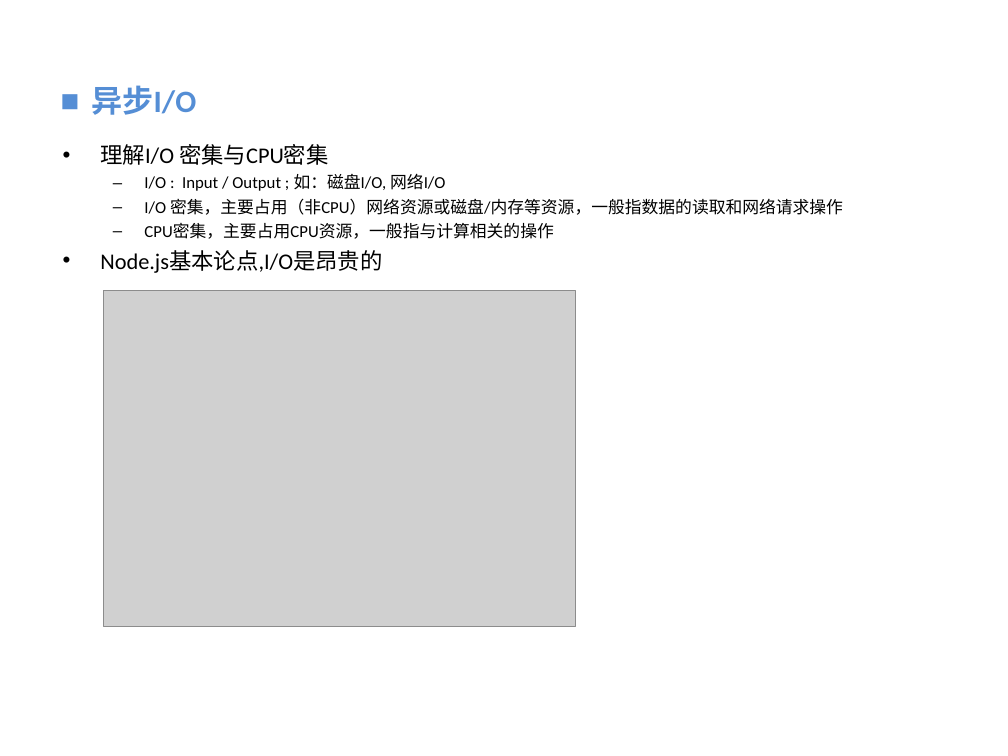
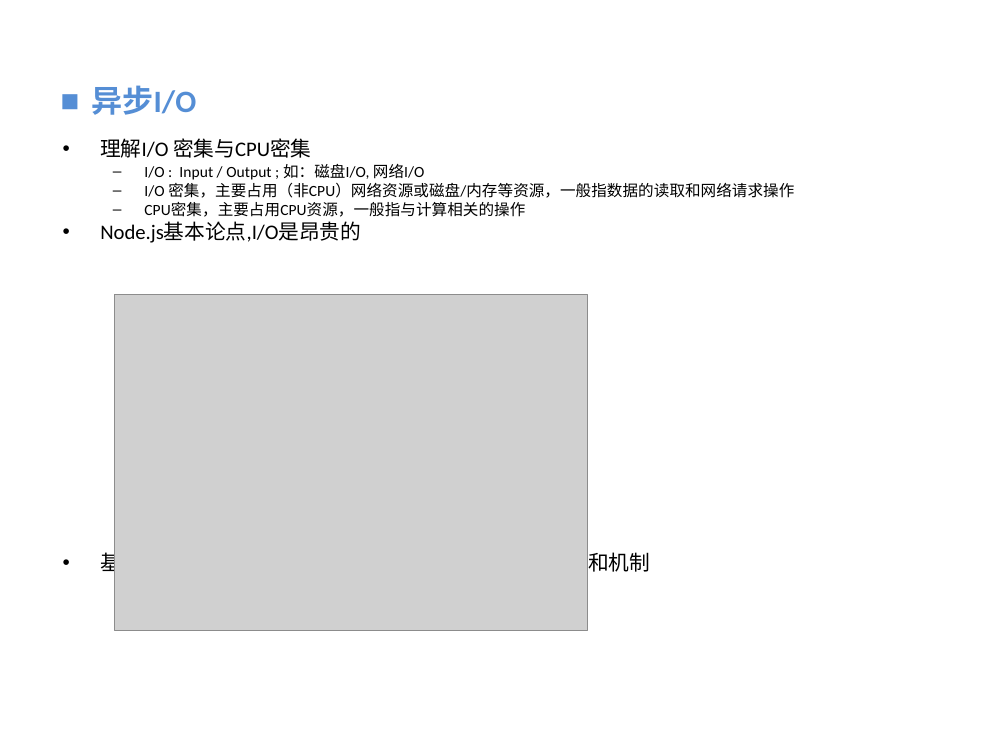
Before and after one commit to vaik/Documents, a slide deck: slide 24 of 我的分享/NodeJS基础概念理解.ppt (slide 22 before the commit). Drawn at 1008x756 pixels with LibreOffice and Linux fonts; fonts in the diff are those of the drawing; grey boxes stand for pictures; background and template pictures are left out. Boxes give left, top, right and bottom in pixels: in the first picture for what was removed or moved away, otherwise in the second. Text is boxed around its words. In the diff, an @@ line names an element or a change of style, - is before the commit and + after.

```diff
--- a/我的分享/NodeJS基础概念理解.ppt
+++ b/我的分享/NodeJS基础概念理解.ppt
@@ text at box(100, 138, 794, 243): size 16 to 14.8 pt in "理解I/O 密集与CPU密集", "Node.js基本论点,I/O是昂贵的"; size 12 to 11.1 pt in "I/O : Input / Output ; 如：磁盘I/O, ...", "I/O 密集，主要占用（非CPU）网络资源或磁盘/内存等资源，一般指数据的读取和网络请求操作", "CPU密集，主要占用CPU资源，一般指与计算相关的操作"; line spacing 1 to 0.8 @@
@@ picture: place and size @@
-picture at box(103, 290, 576, 626)
+picture at box(115, 294, 588, 630)
@@ text at box(100, 550, 650, 576): paragraph added @@
+• 基于事件驱动的非阻塞异步I/O是Node.js 最核心的思想和机制
```
Also in this commit, not shown: 3 other slides changed, 3 slides added.
